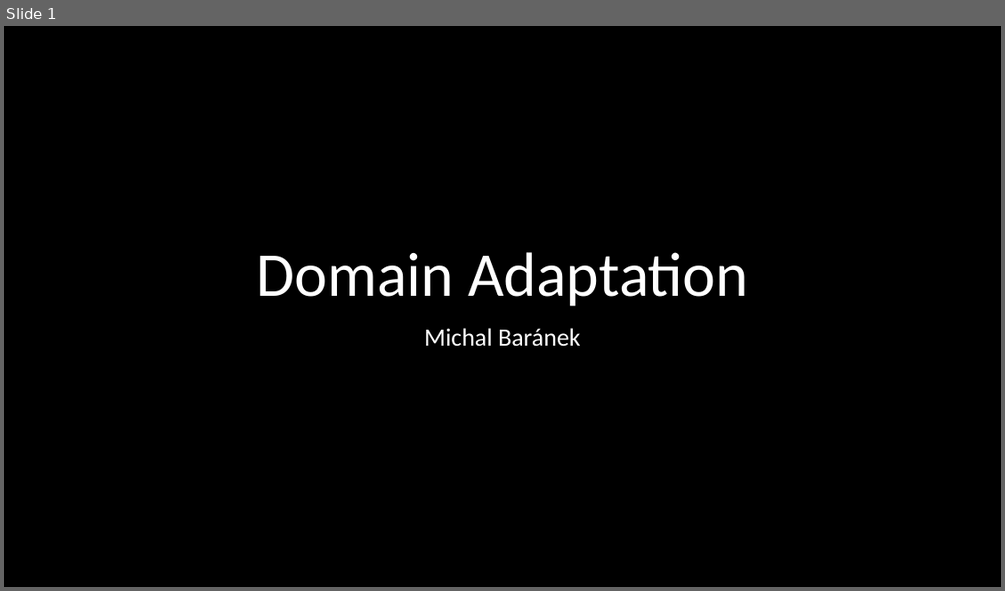
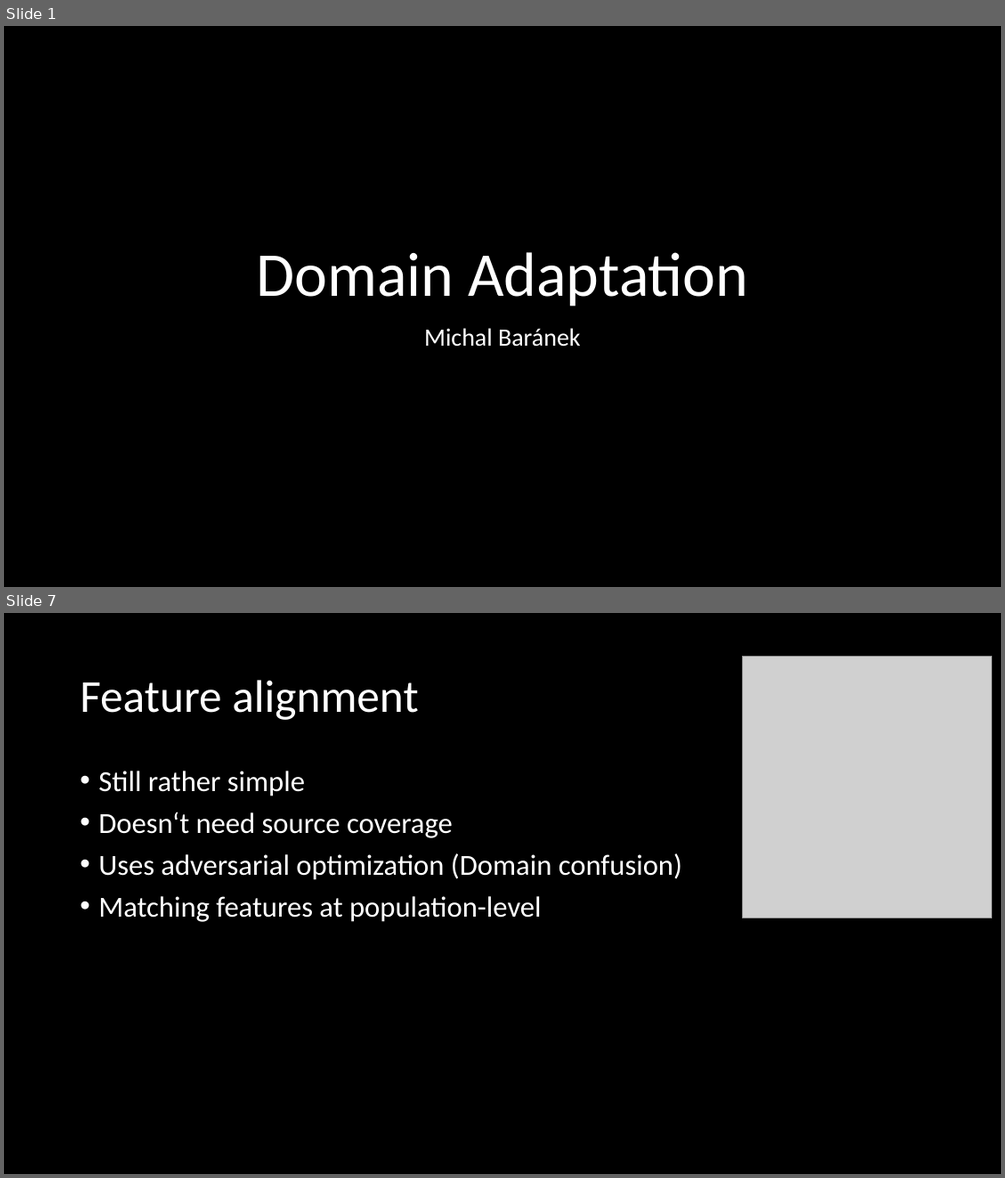
Before and after one commit to Raamxie/DomainAdaptation, a slide deck: Domain Adaptation.pptx. Shown one above the other, each under a label of ours: slide 1 before the commit, slides 1 and 7 after it; the slides between them are not shown. The pictures are 1005x591 and 1005x1178 pixels, drawn with LibreOffice and Linux fonts; fonts in the diff are those of the drawing; grey boxes stand for pictures. Boxes give left, top, right and bottom in pixels: in the first picture for what was removed or moved away, otherwise in the second. Text is boxed around its words. In the diff, an @@ line names an element or a change of style, - is before the commit and + after.

```diff
--- a/Domain Adaptation.pptx
+++ b/Domain Adaptation.pptx
@@ slide 7 added at box(4, 613, 1001, 1174), background #000000 @@
@@ picture added at box(743, 657, 992, 917) @@
@@ title added at box(80, 680, 418, 720), 44 pt, text #FFFFFF @@
+Feature alignment
@@ text added at box(98, 771, 682, 922), 28 pt, text #FFFFFF @@
+• Still rather simple
+• Doesn‘t need source coverage
+• Uses adversarial optimization (Domain confusion)
+• Matching features at population-level
```
Also in this commit, not shown: 2 slides changed, 4 other slides added, 1 slide removed.
